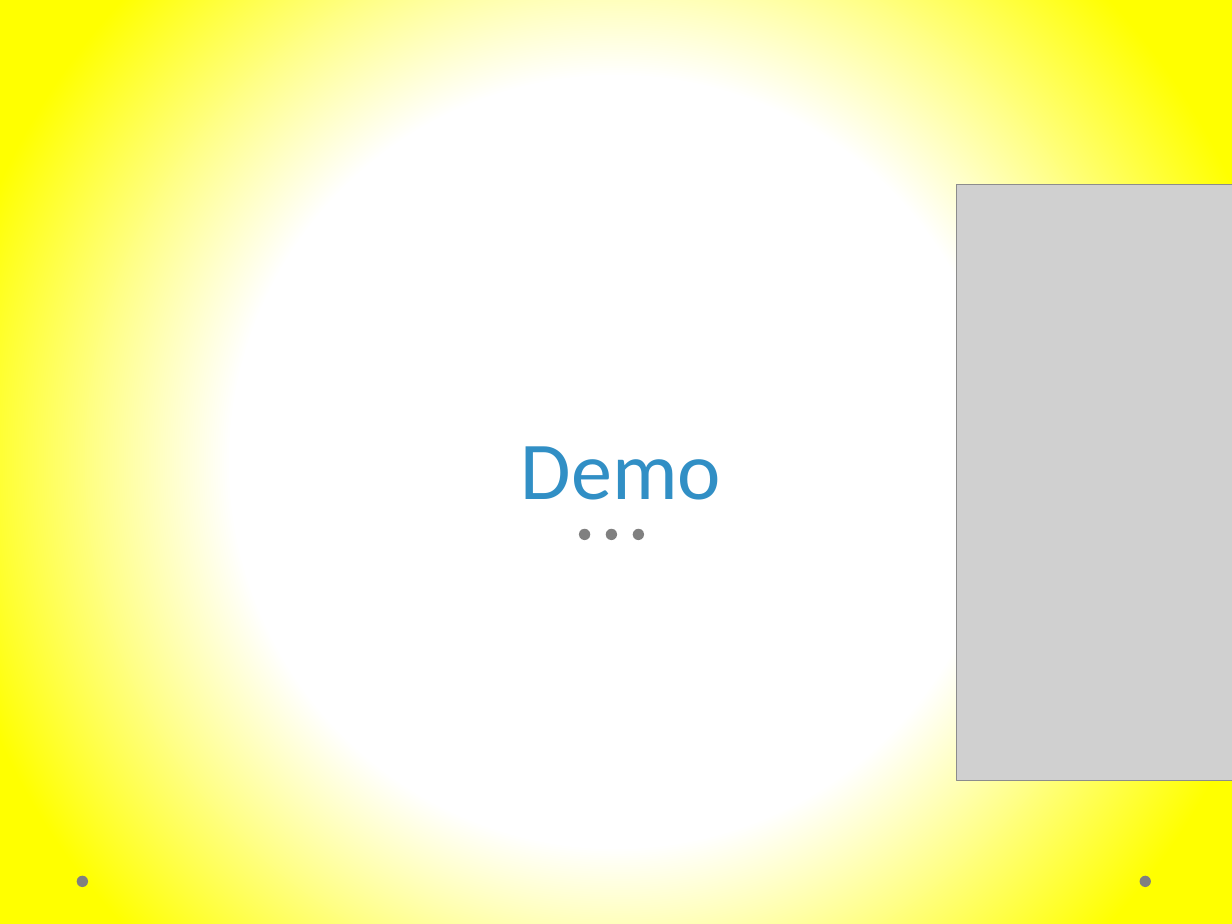
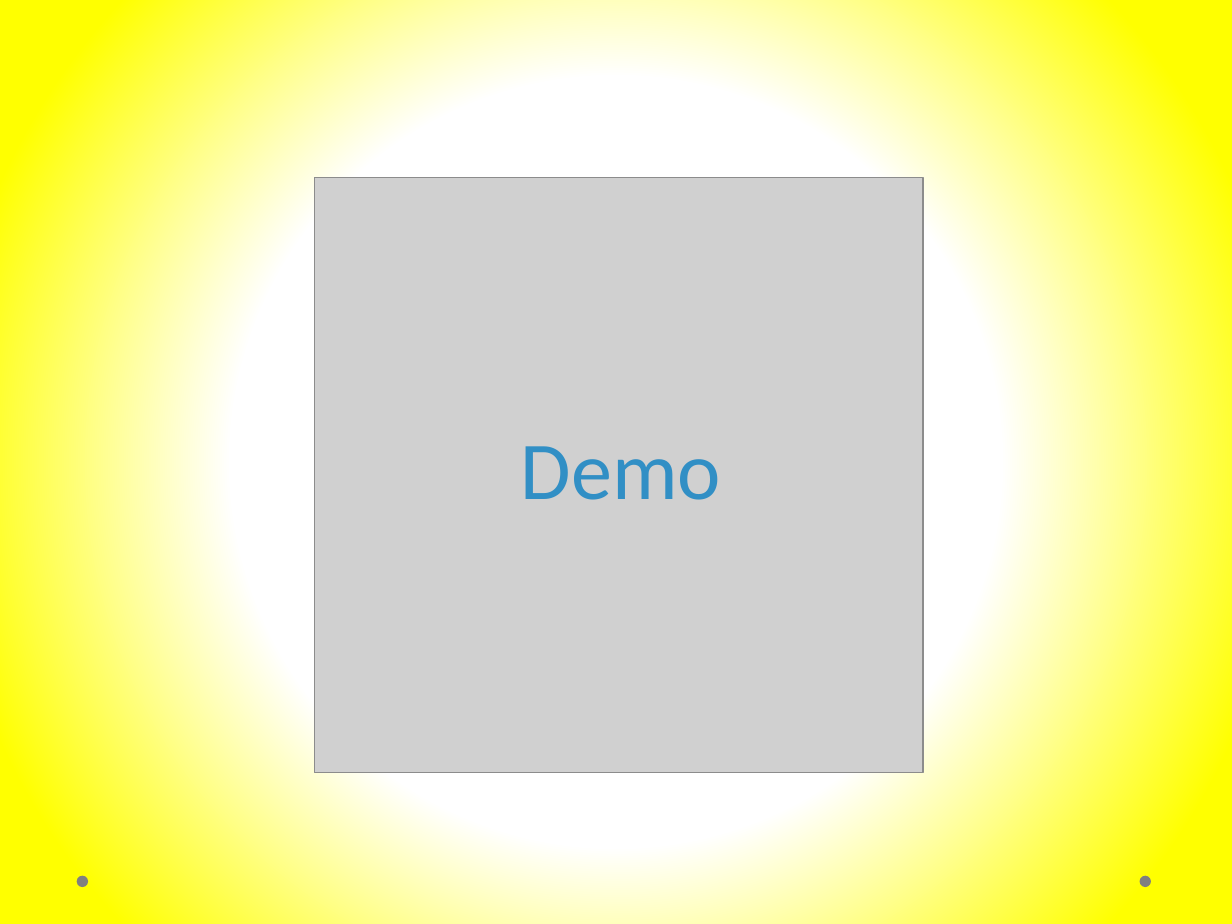
Before and after one commit to murtazahaveliwala/technext-angularjs-demo, a slide deck: slide 20 of Introduction to AngularJs.pptx (slide 17 before the commit). Drawn at 1232x924 pixels with LibreOffice and Linux fonts; fonts in the diff are those of the drawing; grey boxes stand for pictures. Boxes give left, top, right and bottom in pixels: in the first picture for what was removed or moved away, otherwise in the second. Text is boxed around its words. In the diff, an @@ line names an element or a change of style, - is before the commit and + after.

```diff
--- a/Introduction to AngularJs.pptx
+++ b/Introduction to AngularJs.pptx
@@ picture: place and size @@
-picture at [956,185,1232,780]
+picture at [314,177,923,772]
@@ ellipse removed at [579,529,590,540] @@
@@ ellipse removed at [606,529,617,540] @@
@@ ellipse removed at [633,529,644,540] @@
```
Also in this commit, not shown: 10 other slides changed, 5 slides added, 1 slide removed, 1 other file.
